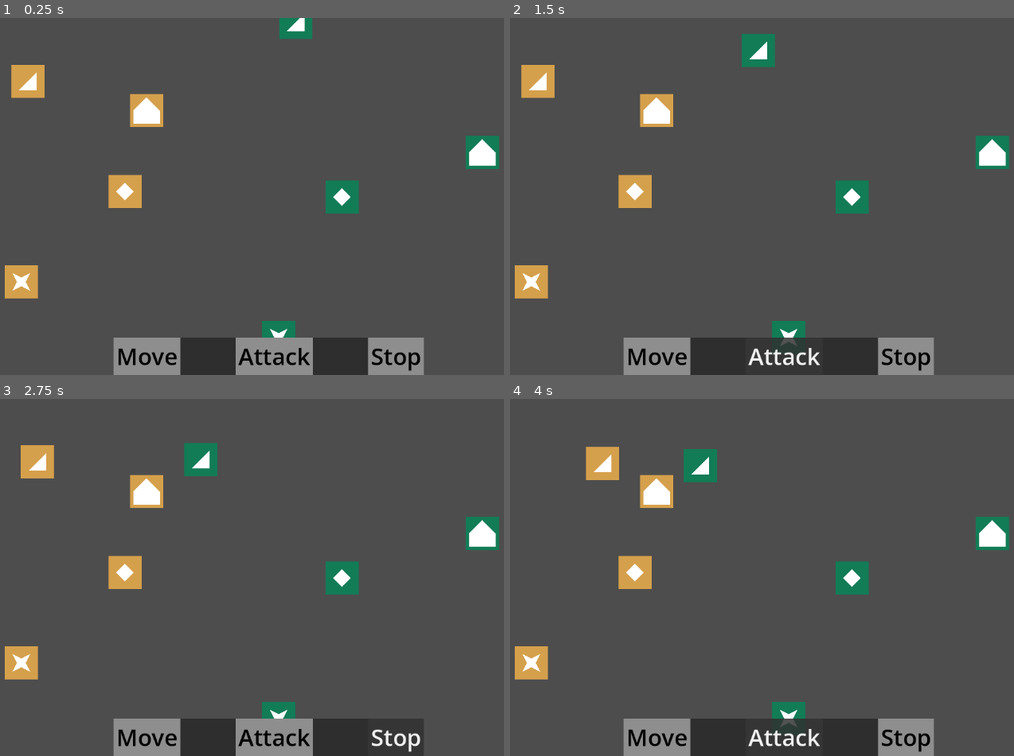
Above: before the commit, frames 1-4 (two rows, left to right).
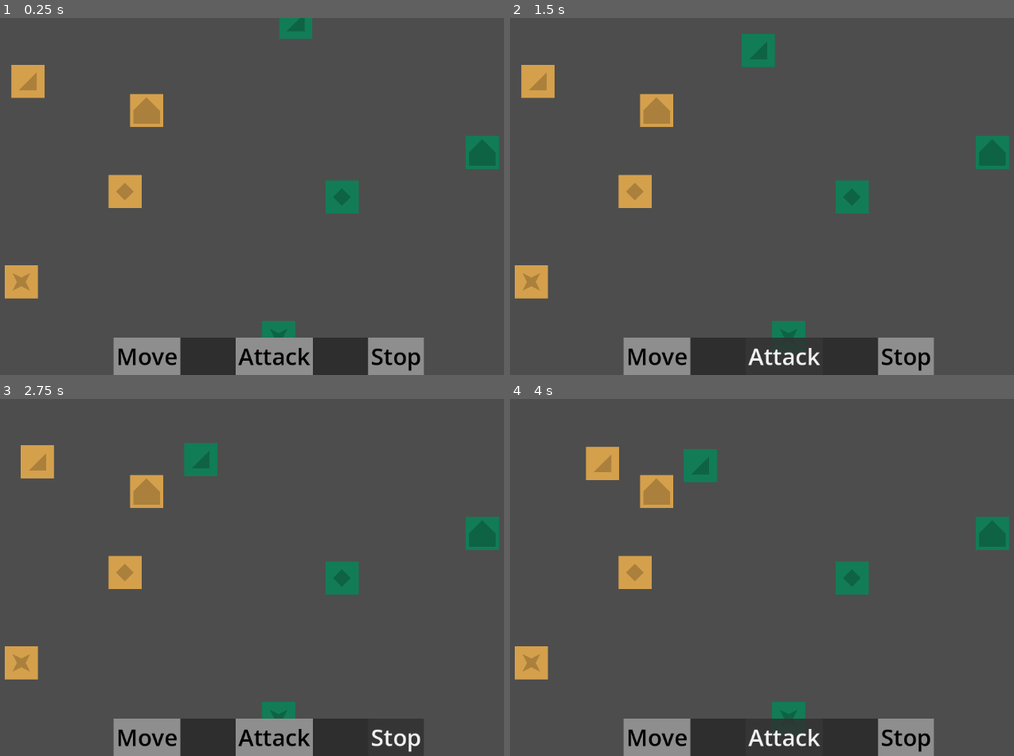
Above: after the commit, the same moments.

Repository: znichola/tent-general
Game: Godot game, scene res://game_board/game_board.tscn
The game is run twice, just before and just after one commit, with the same random seed, the same clock (stepped at 60 frames per second) and the same inputs. The project has no main scene, so this scene is started directly.
Inputs:
- Up to frame 1 (0.25 s): no input
- Up to frame 2 (1.5 s): click "Move" at 0.5 s; click "Attack" at 1.25 s
- Up to frame 3 (2.75 s): click "Stop" at 2 s
- Up to frame 4 (4 s): click "Move" at 2.75 s; click "Attack" at 3.5 s

The runs differ from the first frame. In frame 1, 1.1% of the frame differs, in the area x 2-99%, y 0-90%; in frame 2, 1.2%; in frame 3, 1.1%; in frame 4, 1.2%, in the area x 2-99%, y 15-92%.

Commit message:
darken sigil color

Diff:
--- a/game_board/group/components/marker.gd
+++ b/game_board/group/components/marker.gd
@@ -2,6 +2,10 @@
 extends Polygon2D
 
 class_name Markers
+
+@export_group("References")
+@export var sigil: Polygon2D
+
 
 func _ready() -> void:
 	_update_color()
@@ -18,5 +22,9 @@
 		return
 
 	if parent is Group:
-		var team_color = Group.TEAM_COLORS.get(parent.team_name, Color.HOT_PINK)
+		var team_color: Color = Group.TEAM_COLORS.get(parent.team_name, Color.HOT_PINK)
 		color = team_color
+
+		# Set sigil to a darker shade
+		if sigil:
+			sigil.color = team_color.darkened(0.2)
--- a/game_board/group/group.tscn
+++ b/game_board/group/group.tscn
@@ -79,7 +79,7 @@
 polygon = PackedVector2Array(-30, -30, 30, -30, 30, 30, -30, 30)
 script = ExtResource("8_pfwts")
 
-[node name="Sigil" type="Polygon2D" parent="." unique_id=136979551]
+[node name="Sigil" type="Polygon2D" parent="Marker" unique_id=136979551]
 polygon = PackedVector2Array(-16, -16, 0, -16, 16, -16, 16, 0, 16, 16, 0, 16, -16, 16, -16, 0)
 
 [connection signal="area_entered" from="VisionComponent" to="VisionComponent" method="_on_area_entered"]
--- a/game_board/group/variants/bow.tscn
+++ b/game_board/group/variants/bow.tscn
@@ -19,5 +19,9 @@
 [node name="CollisionShape2D" parent="AttackComponent" parent_id_path=PackedInt32Array(1790122325) index="0" unique_id=384630568]
 shape = SubResource("RectangleShape2D_iw70l")
 
-[node name="Sigil" parent="." index="8" unique_id=136979551]
+[node name="Marker" parent="." index="7" unique_id=294582724 node_paths=PackedStringArray("sigil")]
+sigil = NodePath("Sigil")
+
+[node name="Sigil" parent="Marker" index="0" unique_id=136979551]
+color = Color(0.41764706, 0.3137255, 0.14901961, 1)
 polygon = PackedVector2Array(16, -16, 16, 0, 16, 16, 0, 16, -16, 16)
--- a/game_board/group/variants/spear.tscn
+++ b/game_board/group/variants/spear.tscn
@@ -22,5 +22,9 @@
 [node name="CollisionShape2D" parent="VisionComponent" parent_id_path=PackedInt32Array(1668338710) index="0" unique_id=730956291]
 shape = SubResource("CircleShape2D_n4ol7")
 
-[node name="Sigil" parent="." index="8" unique_id=136979551]
+[node name="Marker" parent="." index="7" unique_id=294582724 node_paths=PackedStringArray("sigil")]
+sigil = NodePath("Sigil")
+
+[node name="Sigil" parent="Marker" index="0" unique_id=136979551]
+color = Color(0.41764706, 0.3137255, 0.14901961, 1)
 polygon = PackedVector2Array(0, -16, 16, 0, 0, 16, -16, 0)
--- a/game_board/group/variants/sword.tscn
+++ b/game_board/group/variants/sword.tscn
@@ -16,5 +16,9 @@
 [node name="CollisionShape2D" parent="VisionComponent" parent_id_path=PackedInt32Array(1668338710) index="0" unique_id=730956291]
 shape = SubResource("CircleShape2D_g77q3")
 
-[node name="Sigil" parent="." index="8" unique_id=136979551]
+[node name="Marker" parent="." index="7" unique_id=294582724 node_paths=PackedStringArray("sigil")]
+sigil = NodePath("Sigil")
+
+[node name="Sigil" parent="Marker" index="0" unique_id=136979551]
+color = Color(0.41764706, 0.3137255, 0.14901961, 1)
 polygon = PackedVector2Array(-16, -16, 0, -8, 16, -16, 8, 0, 16, 16, 0, 8, -16, 16, -8, 0)
--- a/game_board/tent.tscn
+++ b/game_board/tent.tscn
@@ -43,12 +43,14 @@
 color = Color(0.20953086, 0.54853076, 0.6246036, 1)
 polygon = PackedVector2Array(-30, -30, 30, -30, 30, 30, -30, 30)
 
-[node name="Marker" type="Polygon2D" parent="." unique_id=294582724]
+[node name="Marker" type="Polygon2D" parent="." unique_id=294582724 node_paths=PackedStringArray("sigil")]
 color = Color(0.8352941, 0.627451, 0.29803923, 1)
 polygon = PackedVector2Array(-30, -30, 30, -30, 30, 30, -30, 30)
 script = ExtResource("8_dtqq3")
+sigil = NodePath("Sigil")
 
-[node name="Sigil" type="Polygon2D" parent="." unique_id=136979551]
+[node name="Sigil" type="Polygon2D" parent="Marker" unique_id=136979551]
+color = Color(0.6682353, 0.5019608, 0.23843138, 1)
 polygon = PackedVector2Array(0, -24, 24, 0, 24, 24, 0, 24, -24, 24, -24, 0)
 
 [connection signal="area_entered" from="VisionComponent" to="VisionComponent" method="_on_area_entered"]
